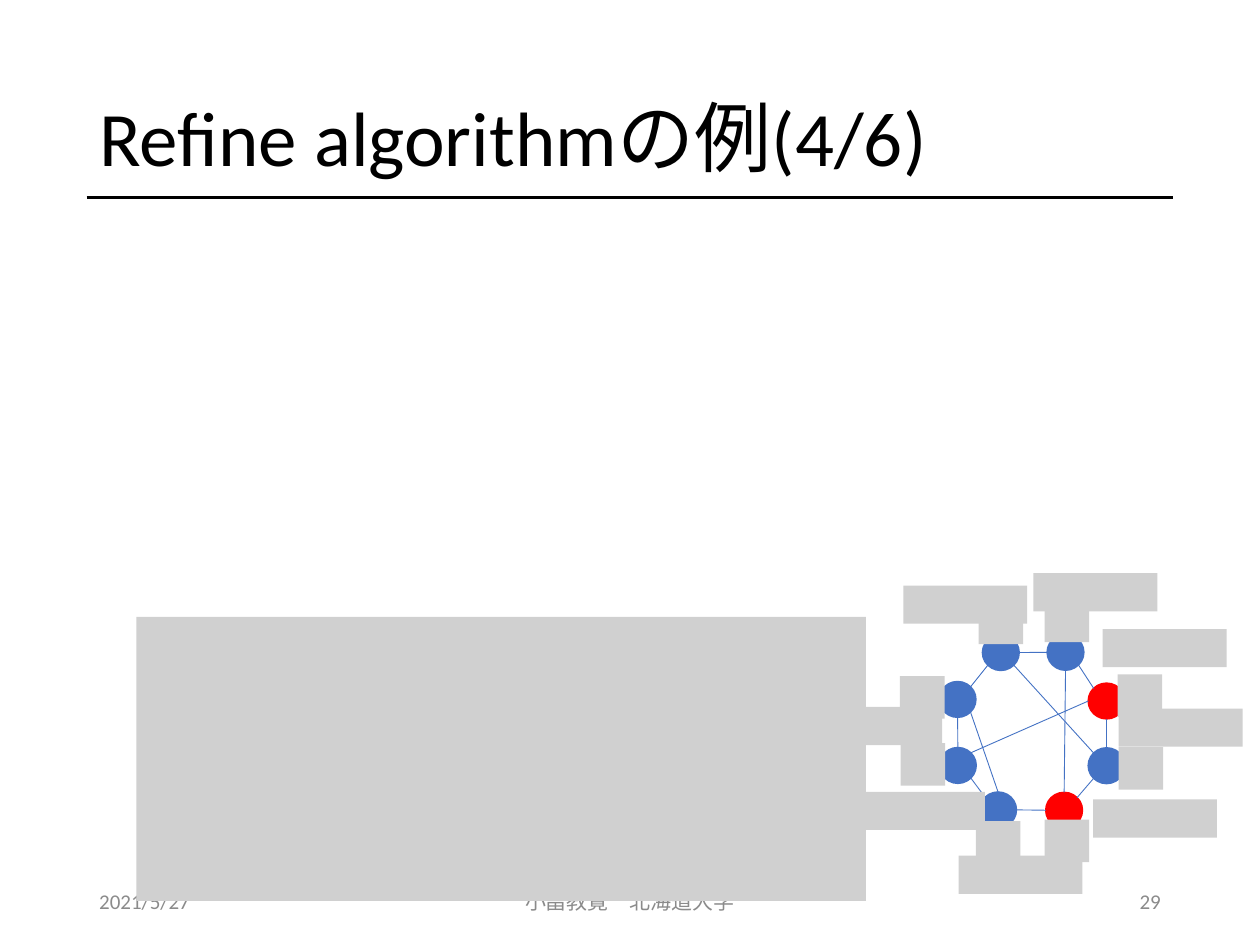
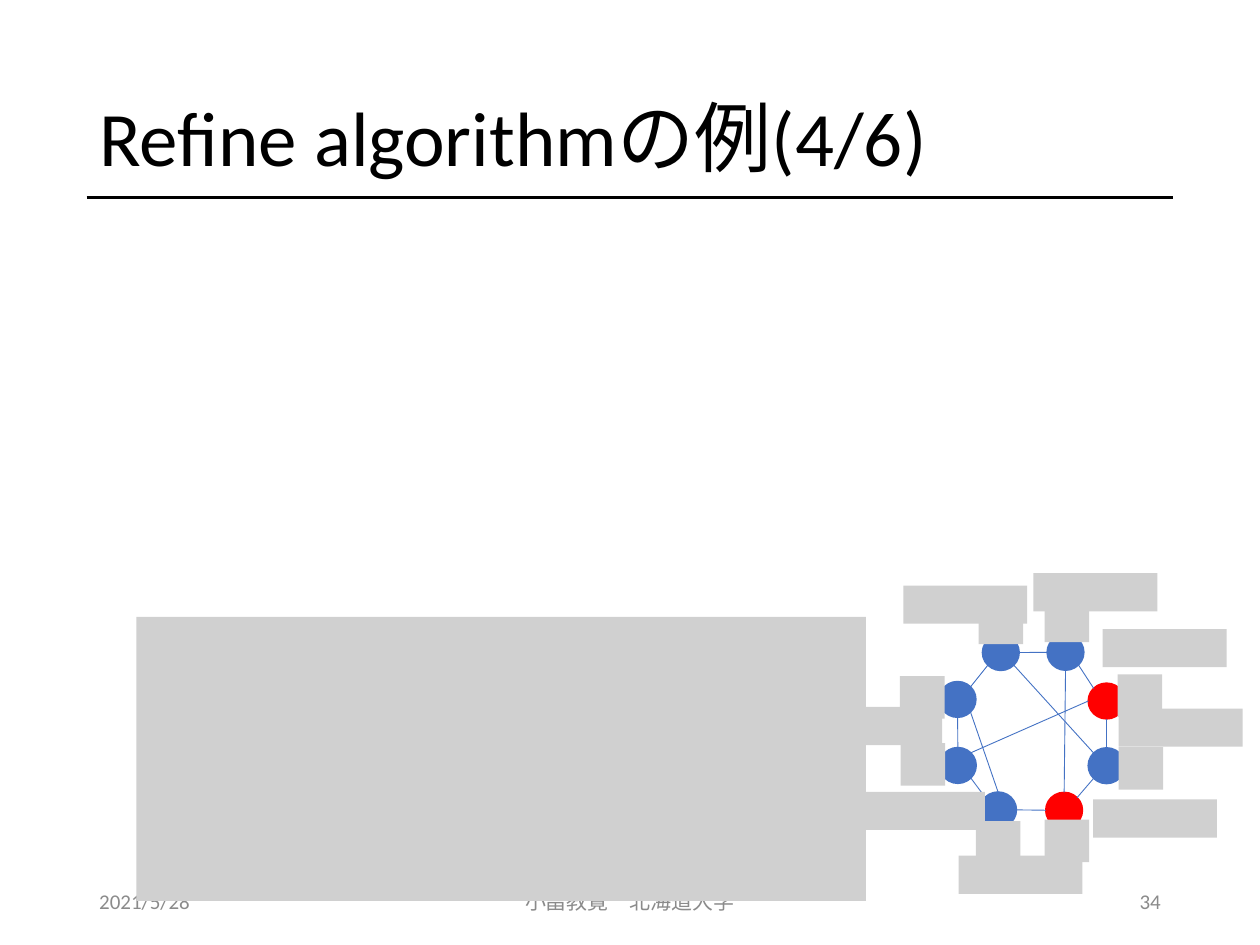
Before and after one commit to obatakyoukan/isomorphism, a slide deck: slide 34 of Isomorphism.pptx (slide 29 before the commit). Drawn at 1260x945 pixels with LibreOffice and Linux fonts; fonts in the diff are those of the drawing; grey boxes stand for pictures. Boxes give left, top, right and bottom in pixels: in the first picture for what was removed or moved away, otherwise in the second. Text is boxed around its words. In the diff, an @@ line names an element or a change of style, - is before the commit and + after.

```diff
--- a/Isomorphism.pptx
+++ b/Isomorphism.pptx
@@ text at (x1=99, y1=891, x2=190, y2=910): text changed @@
-2021/5/27
+2021/5/28
@@ page number at (x1=1140, y1=895, x2=1161, y2=909): text changed @@
-29
+34
```
Also in this commit, not shown: 32 other slides changed, 4 slides added.
